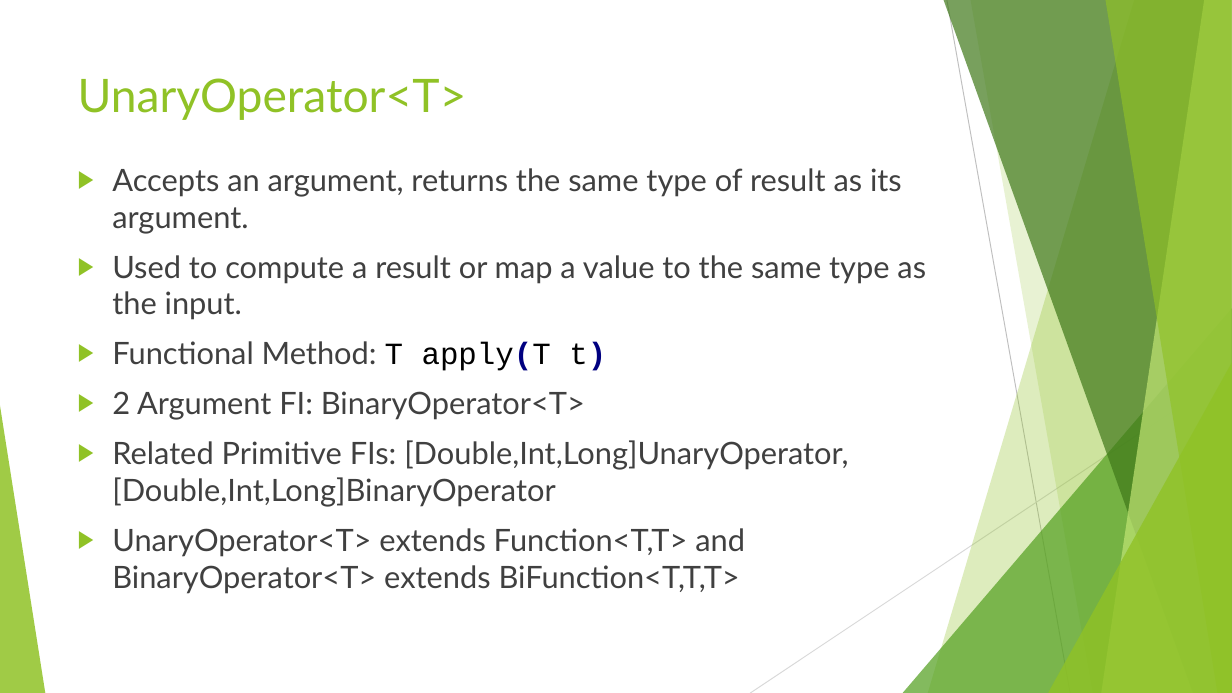
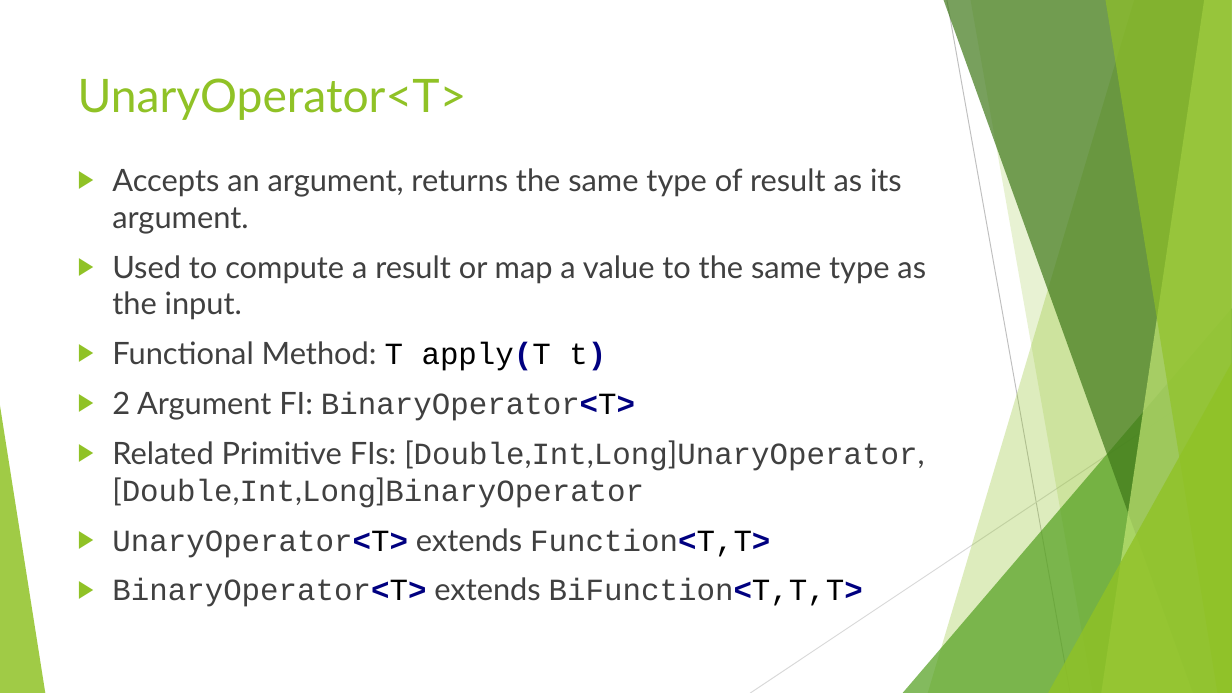
Before and after one commit to RichardRoda/2017-CodePaLOUsa-Lambda, a slide deck: slide 14 of Learning to Love the Lambda in the Stream.pptx (slide 13 before the commit). Drawn at 1232x693 pixels with LibreOffice and Linux fonts; fonts in the diff are those of the drawing. Boxes give left, top, right and bottom in pixels: in the first picture for what was removed or moved away, otherwise in the second. Text is boxed around its words. In the diff, an @@ line names an element or a change of style, - is before the commit and + after.

Commit message:
Various changes - Add unit testing strategies: builder pattern to add intermediate operation to stream, or decorator to decorate functional lambdas with testing logic.  Add slide about method references.

```diff
--- a/Learning to Love the Lambda in the Stream.pptx
+++ b/Learning to Love the Lambda in the Stream.pptx
@@ text at (112,391,924,507): font Lato to Courier New in "BinaryOperator<T>", "[Double,Int,Long]UnaryOperator, [Double,Int,Long]BinaryOpera ..."; text colour #404040 to #000080, text colour #404040 to #000000, highlight none to #FFFFFF, bold on in "BinaryOperator<T>" @@
@@ text at (112,528,863,607): text changed; font Lato to Courier New @@
-▶ UnaryOperator<T> extends Function<T,T> and BinaryOperator<T> extends BiFunction<T,T,T>
+▶ UnaryOperator<T> extends Function<T,T>
+▶ BinaryOperator<T> extends BiFunction<T,T,T>
```
Also in this commit, not shown: 11 other slides changed, 10 slides added, 5 other files.
